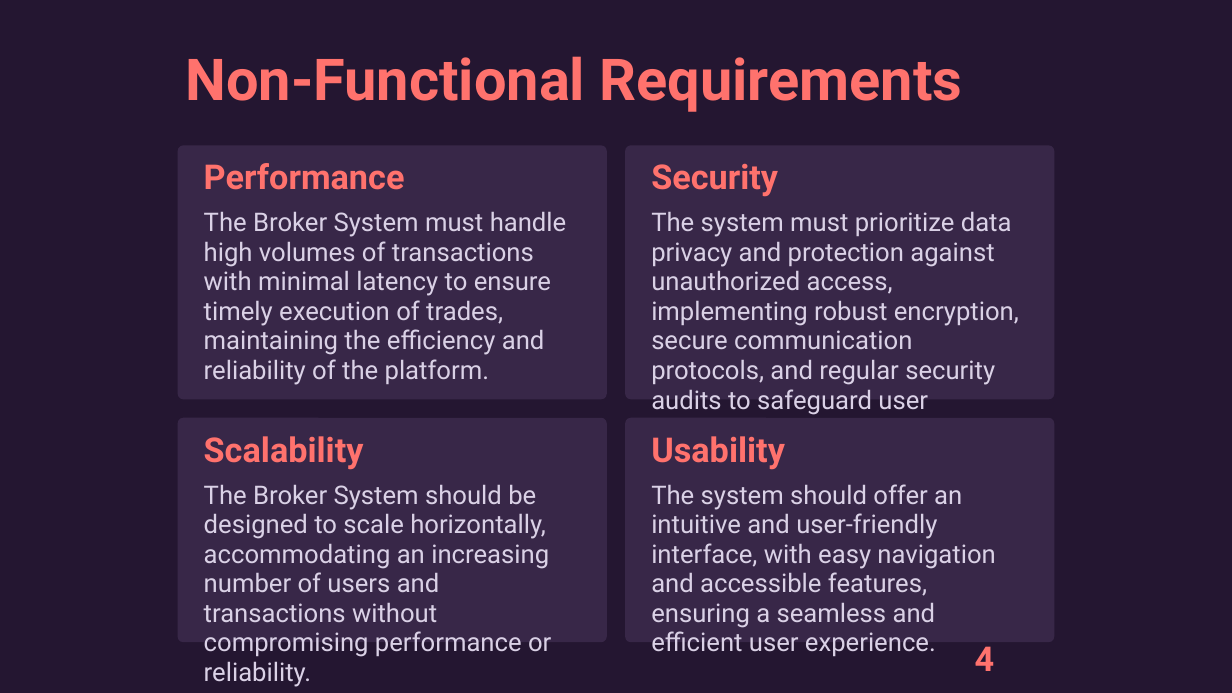
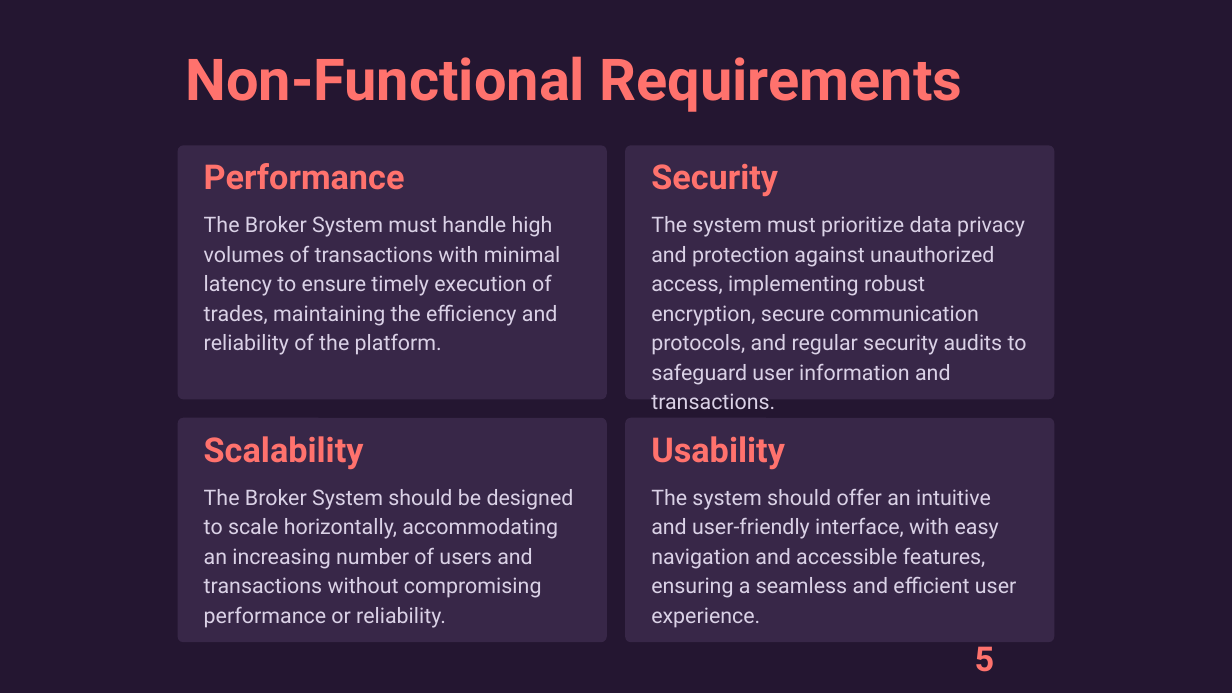
Before and after one commit to WachemoGroupTwo/Broker, a slide deck: slide 5 of geez.pptx (slide 4 before the commit). Drawn at 1232x693 pixels with LibreOffice and Linux fonts; fonts in the diff are those of the drawing. Boxes give left, top, right and bottom in pixels: in the first picture for what was removed or moved away, otherwise in the second. Text is boxed around its words. In the diff, an @@ line names an element or a change of style, - is before the commit and + after.

```diff
--- a/geez.pptx
+++ b/geez.pptx
@@ size 24 to 20 pt in 4 elements at <box>204,216,561,355</box>, <box>204,489,574,628</box>, <box>651,489,1016,598</box>, <box>651,216,1027,409</box> @@
@@ page number at <box>975,646,995,672</box>: text changed @@
-4
+5
```
Also in this commit, not shown: 8 other slides changed, 1 slide added.
